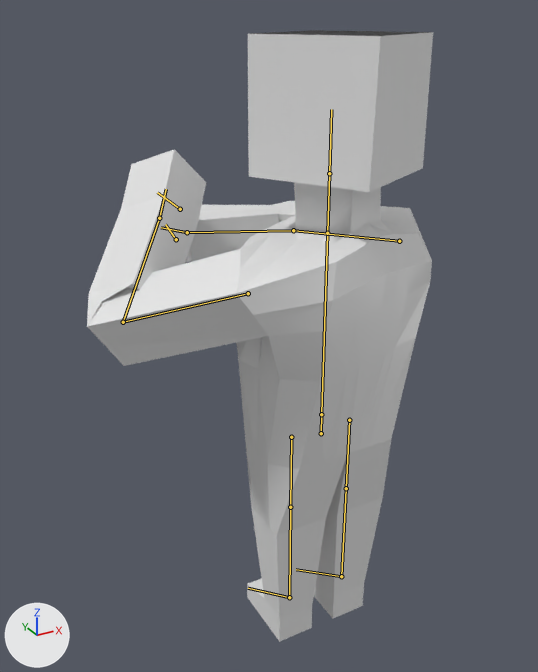
What one commit did to the glTF model Models/Robots/Robot0004.glb.
The view is the same before and after, from a camera (50 mm lens) standing at (-3.5, -5.3, 2.81) and looking at (-0.19, 0.72, -0.2). Arrows for +X, +Y and +Z are at lower left; the lights stay in place. The older version comes first. Both versions are drawn at frame 4 of the action 'slash_knife_r'; the numbers are the values there. The bones that bend it are drawn over the model as lines.

Names of what the first picture shows: 'Body'.
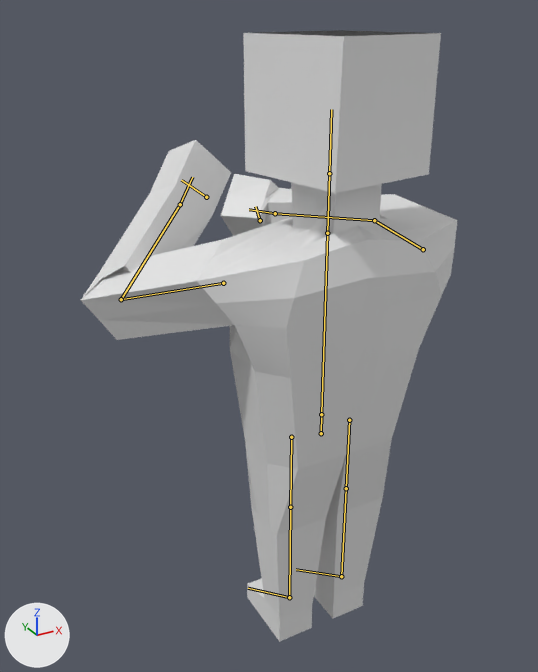
Commit message: fixed some knifes animations

What the commit changed:
Bone 'Chest' (bone_chest) turns from (0, 17, 0) to (0, -2, 0) degrees about its own x, y and z.
Bone 'UpperArm.L' (bone_upperarm_l) turns from (-49, 1, 23) to (-48, 1, 25) degrees about its own x, y and z.
Bone 'LowerArm.L' (bone_lowerarm_l) turns from (-112, -12, 17) to (-116, -12, 18) degrees about its own x, y and z.
Bone 'UpperArm.R' (bone_upperarm_r) turns from (-115, 0, -1) to (-80, 0, -1) degrees about its own x, y and z.
Bone 'LowerArm.R' (bone_lowerarm_r) turns from (-27, 5, -1) to (-60, 3, -3) degrees about its own x, y and z.
Bone 'Hand.R' (bone_hand_r) turns from (44, -43, -27) to (7, -49, -2) degrees about its own x, y and z.

Where the change shows, as pixel boxes [x1, y1, x2, y2] in the pictures (538 x 672 px):
'Body', posed (9% wider)
    before: [87, 30, 433, 642]
    after: [81, 30, 457, 642]
bone 'UpperArm.L', root to tip
    before: (248, 293) to (123, 322)
    after: (223, 283) to (121, 299)
bone 'LowerArm.L', root to tip
    before: (123, 322) to (159, 218)
    after: (121, 299) to (180, 204)
bone 'UpperArm.R', root to tip
    before: (399, 241) to (293, 230)
    after: (423, 249) to (374, 220)
bone 'LowerArm.R', root to tip
    before: (293, 230) to (187, 232)
    after: (374, 220) to (275, 213)
bone 'Hand.R', root to tip
    before: (187, 232) to (161, 227)
    after: (275, 213) to (249, 209)
